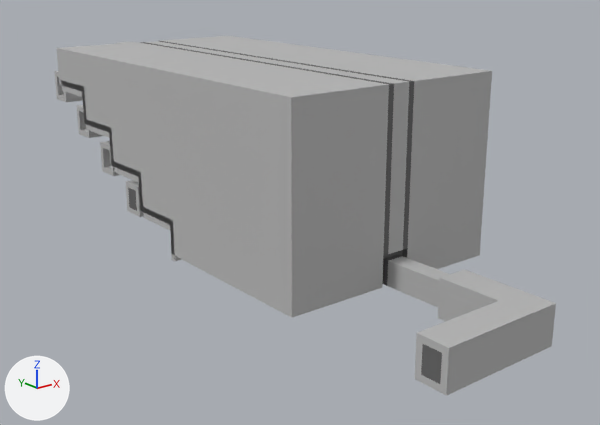
Renders of the Blender file Working/Scenes/hub.blend from each side of a commit.
Before and after are seen from a 50 mm camera at (-83.8, -80.6, 47.3) aimed at (4.0, 29.2, 3.4). Every picture has the same lights, and +X, +Y and +Z are marked at lower left.

The first picture shows 'Cube', 'EndGame', 'EndOfLevelBend', 'EndOfLevelBend.001', 'EndOfLevelBend.002', 'EndOfLevelBend.003', 'EndOfLevelBend.004', 'Level 1 Entrance', 'Level 1 Entrance.001', 'Level 1 Entrance.002', 'Level 1 Entrance.003'.
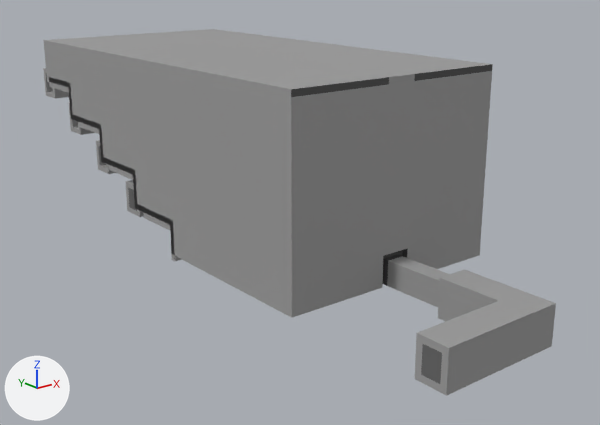
The change, as a diff of the scene's bpy script:
```diff
--- a/Working/Scenes/hub.blend.py
+++ b/Working/Scenes/hub.blend.py
@@ mat_stone @@
 mat_stone = diffuse_material('Stone')
-mat_stone.base_color = (0.49, 0.49, 0.49)  # grey #bababa
+mat_stone.base_color = (0.35, 0.35, 0.35)  # grey #a0a0a0
@@ mat_dark @@
+mat_dark = diffuse_material('Dark')
+mat_dark.base_color = (0.1, 0.1, 0.1)  # dark grey #595959
@@ me_cube_005 @@
 # used by ob_endgame; location = (-0.1, 42.6, 16.9)
-me_cube_005.from_pydata(...)  # 193 vertices, 142 faces; spans x -19.9..19.1, y -52.6..41.4, z -16.9..13.1
+me_cube_005.from_pydata(...)  # 205 vertices, 153 faces; spans x -19.9..19.1, y -52.6..47.4, z -16.9..14.1
+# me_cube_005 part 1
+# 5 faces are deleted
+# 61 vertices in x -19.9..19.1, y 19.4..41.4, z 0.1..13.1 move by (0.0, 6.0, 0.0)
+# 16 vertices in x -19.9..19.1, y 9.4..10.4, z -5.9..1.1 move by (0.0, 4.0, 0.0)
+# 14 vertices in x -19.9..19.1, y -0.6..0.4, z -11.9..-4.9 move by (0.0, 2.0, 0.0)
+# 2 vertices are added at (1.1, 36.4, 14.1), (-1.9, 36.4, 14.1)
+# 10 new vertices lie (0.0, 0.0, 1.0) away from vertices in x -19.9..19.1, y -41.6..30.4, z 13.1
+# 10 new faces join them, mat_stone (grey #a0a0a0)
+# 3 new faces join them, mat_dark (dark grey #595959)
+# 3 new faces join them, mat_darkstone (dark grey #6d6d6d)
+# me_cube_005 part 2: 4 faces spanning x -2.9..2.1, y -41.6, z -11.9..13.1 switch from mat_darkstone (dark grey #6d6d6d) to mat_stone (grey #a0a0a0)
+# me_cube_005 part 3: 33 faces spanning x -2.9..2.1, y -41.6..36.4, z -16.9..13.1 switch from mat_darkstone (dark grey #6d6d6d) to mat_dark (dark grey #595959)
@@ ob_level_1_entrance_003 @@
 ob_level_1_entrance_003 = bpy.data.objects.new('Level 1 Entrance.003', me_cube_014)
-ob_level_1_entrance_003.location = (-0.5, 65.1, 20.8)
+ob_level_1_entrance_003.location = (-0.5, 71.1, 20.8)
@@ ob_level_1_entrance_002 @@
 ob_level_1_entrance_002 = bpy.data.objects.new('Level 1 Entrance.002', me_cube_012)
-ob_level_1_entrance_002.location = (-0.5, 55.1, 14.8)
+ob_level_1_entrance_002.location = (-0.5, 59.1, 14.8)
@@ ob_level_1_entrance_001 @@
 ob_level_1_entrance_001 = bpy.data.objects.new('Level 1 Entrance.001', me_cube_009)
-ob_level_1_entrance_001.location = (-0.5, 45.1, 8.8)
+ob_level_1_entrance_001.location = (-0.5, 47.1, 8.8)
```

Location of each change, (x1, y1, x2, y2) in pixels of the pictures (600 x 425 px):
'EndGame', recoloured, reshaped: before (57, 36, 492, 318); after (43, 29, 493, 318)
'EndOfLevelBend', recoloured: (415, 269, 556, 396) in both
'EndOfLevelBend.002', recoloured, moved: before (100, 141, 120, 176); after (96, 140, 115, 174)
'EndOfLevelBend.004', recoloured, moved: before (54, 71, 83, 102); after (43, 68, 69, 99)
'Level 1 Entrance.003', recoloured, moved: before (61, 80, 87, 124); after (49, 77, 73, 120)
'Level 1 Entrance.002', recoloured, moved: before (87, 120, 114, 167); after (74, 116, 104, 162)
'EndOfLevelBend.003', recoloured, moved: before (77, 105, 102, 138); after (69, 103, 94, 135)
'Level 1 Entrance', recoloured: (137, 204, 182, 261) in both
'Level 1 Entrance.001', recoloured, moved: before (114, 162, 143, 206); after (104, 157, 138, 209)
'EndOfLevelBend.001', recoloured: (125, 180, 143, 217) in both
part 1 of me_cube_005, built on: before (57, 36, 490, 283); after (43, 29, 493, 283)
part 2 of me_cube_005, recoloured: (383, 81, 414, 256) in both
part 3 of me_cube_005, recoloured: (383, 249, 408, 286) in both
